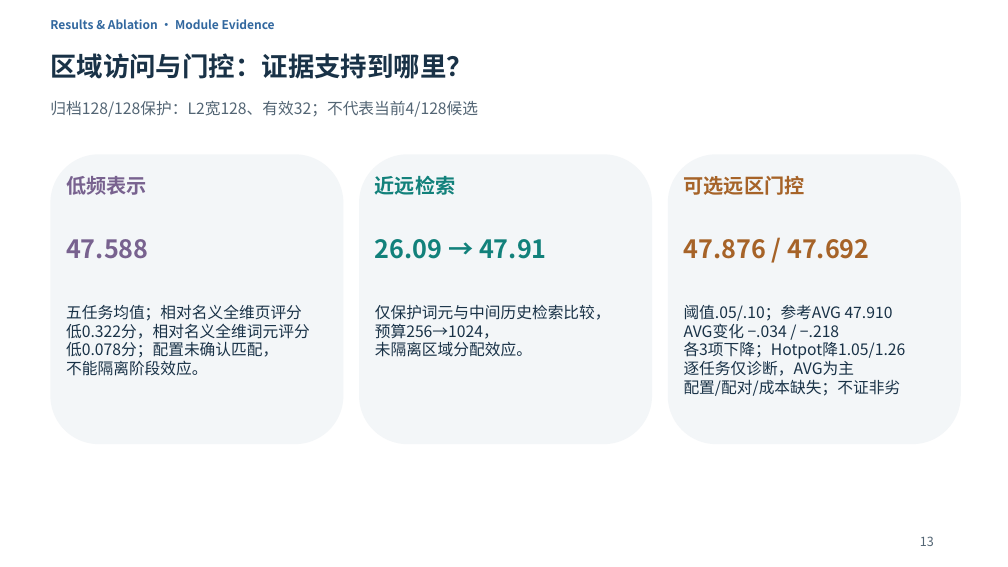
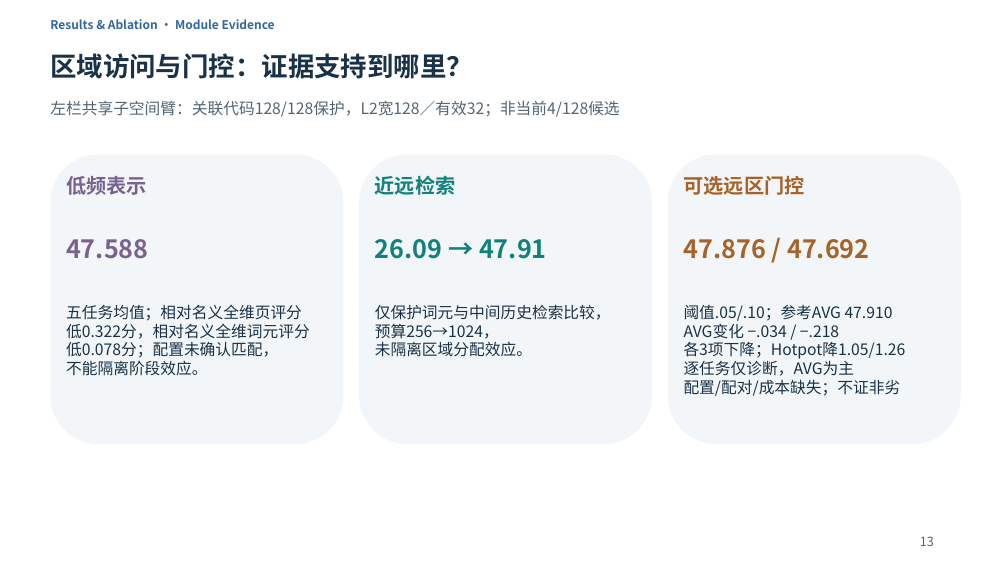
Before and after one commit to Chosen-David/two-level-attention, a slide deck: slide 13 of agent_doc/advice/dac_manuscript/presentation/TwoLevel_UserEdited_20261014.pptx. Drawn at 1008x567 pixels with LibreOffice and Linux fonts; fonts in the diff are those of the drawing. Boxes give left, top, right and bottom in pixels: in the first picture for what was removed or moved away, otherwise in the second. Text is boxed around its words. In the diff, an @@ line names an element or a change of style, - is before the commit and + after.

```diff
--- a/agent_doc/advice/dac_manuscript/presentation/TwoLevel_UserEdited_20261014.pptx
+++ b/agent_doc/advice/dac_manuscript/presentation/TwoLevel_UserEdited_20261014.pptx
@@ text at [50, 101, 619, 117]: text changed @@
-归档128/128保护：L2宽128、有效32；不代表当前4/128候选
+左栏共享子空间臂：关联代码128/128保护，L2宽128／有效32；非当前4/128候选
```
Also in this commit, not shown: 1 other slide changed, 5 other files.
